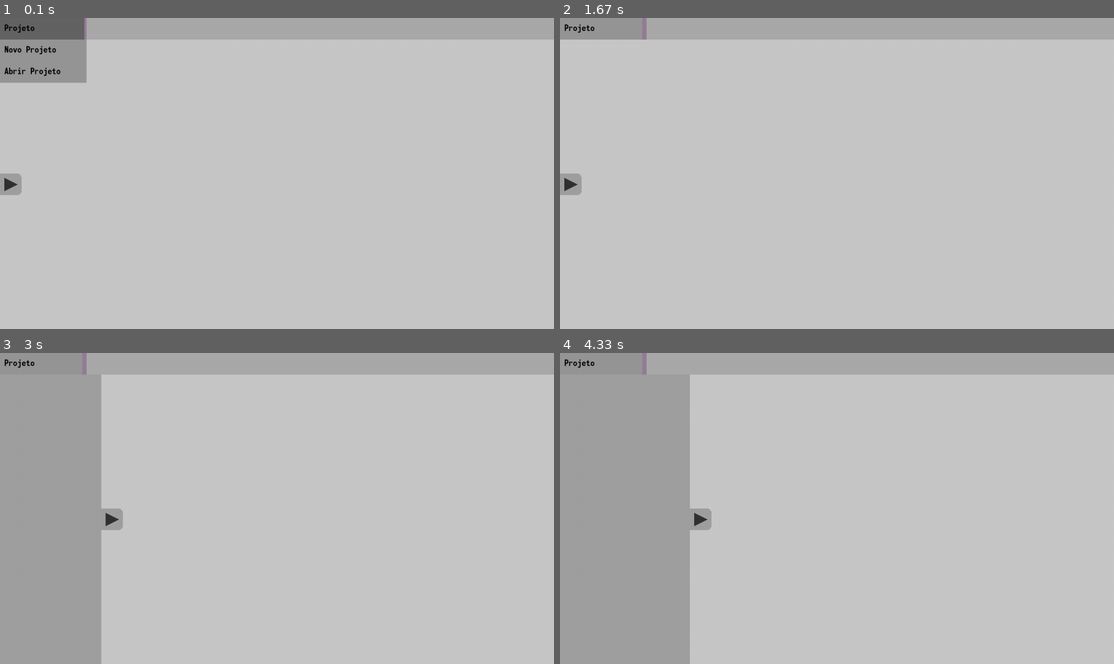
Above: before the commit, frames 1-4 (two rows, left to right).
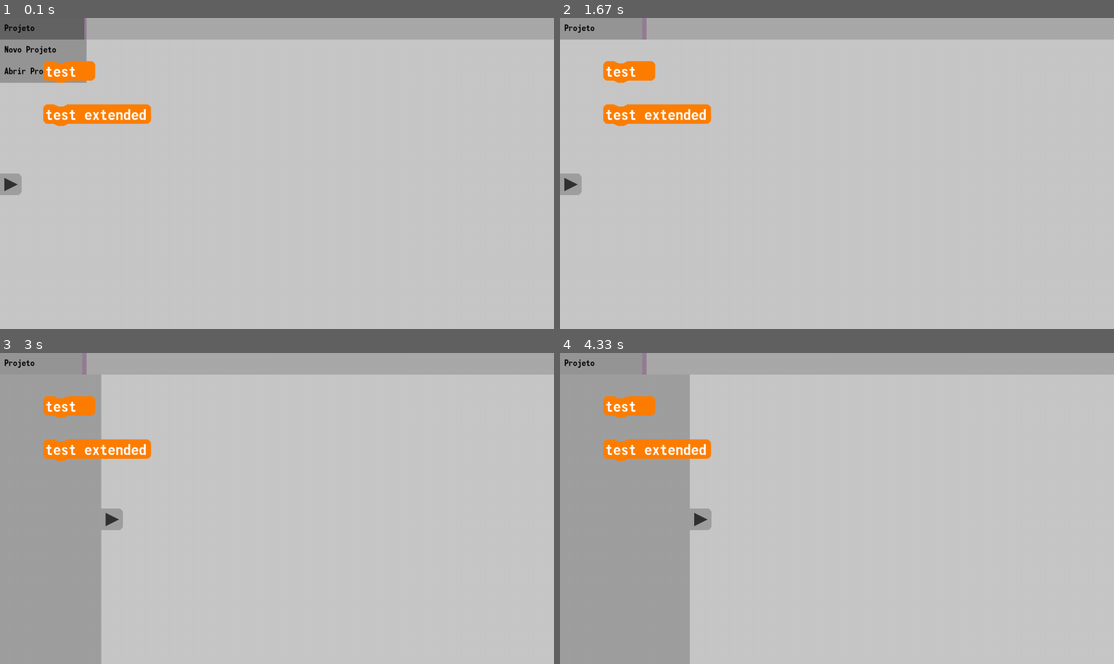
Above: after the commit, the same moments.

Repository: ExtraMobs/PyScratch
Game: pygame game, started from main.py
Two runs of this game, one before a commit and one after it. Both use one fixed random seed, a clock stepped at 60 frames per second and the inputs below.
Inputs (mouse positions are in pixels of both pictures, inside the frame that each line leads up to):
- Up to frame 1 (0.1 s): no input
- Up to frame 2 (1.67 s): press the mouse at (571, 182) at 0.37 s; move the mouse to (709, 223) at 0.47 s; release the mouse at (853, 263) at 0.6 s; click (698, 182) at 0.72 s; press the mouse at (571, 182) at 1.03 s; move the mouse to (654, 207) at 1.13 s; release the mouse at (731, 235) at 1.27 s; press the mouse at (698, 182) at 1.37 s; move the mouse to (742, 201) at 1.47 s; release the mouse at (781, 223) at 1.6 s
- Up to frame 3 (3 s): press the mouse at (11, 517) at 2.2 s; move the mouse to (216, 530) at 2.3 s; release the mouse at (426, 542) at 2.43 s; press the mouse at (138, 517) at 2.53 s; move the mouse to (227, 483) at 2.63 s; release the mouse at (310, 446) at 2.77 s; press the mouse at (11, 517) at 2.87 s; move the mouse to (77, 567) at 2.97 s
- Up to frame 4 (4.33 s): release the mouse at (709, 614) at 3.1 s; click (698, 517) at 3.22 s; press the mouse at (571, 517) at 3.53 s; move the mouse to (659, 561) at 3.63 s; release the mouse at (742, 608) at 3.77 s; press the mouse at (604, 362) at 3.87 s; move the mouse to (620, 377) at 3.97 s; release the mouse at (643, 393) at 4.1 s; press the mouse at (604, 405) at 4.2 s; move the mouse to (626, 508) at 4.3 s

The runs differ from the first frame. In frame 1, 1.9% of the frame differs, in the area x 7-28%, y 13-35%; in frame 2, 1.9%; in frame 3, 1.9%; in frame 4, 1.9%.

Commit message:
Blocos part 2
O modelo padrão de um bloco está se tornando algo padronizado.

Diff:
--- /dev/null
+++ b/assets.py
@@ -0,0 +1,67 @@
+import pygame
+
+from gameengine import resources
+
+
+def build_start_block(width, height, color, border_radius):
+    surface = resources.surface.new((width, height))
+    quarter_width = width / 4
+    pygame.draw.rect(
+        surface,
+        color,
+        pygame.Rect((0, 0), (quarter_width, height - height / 10)),
+        border_top_left_radius=border_radius,
+        border_bottom_left_radius=border_radius,
+    )
+    right_x = quarter_width + 30
+    pygame.draw.polygon(
+        surface,
+        color,
+        [
+            (quarter_width, 0),
+            (quarter_width + 10, height / 10),
+            (quarter_width + 20, height / 10),
+            (right_x, 0),
+            (right_x, height - height / 10),
+            (quarter_width + 20, height),
+            (quarter_width + 10, height),
+            (quarter_width, height - height / 10),
+        ],
+    )
+
+    pygame.draw.rect(
+        surface,
+        color,
+        pygame.Rect((right_x, 0), (width - right_x, height - height / 10)),
+    )
+
+    return surface
+
+
+def build_end_block(height, color, border_radius):
+    surface = resources.surface.new((20, height))
+    pygame.draw.rect(
+        surface,
+        color,
+        pygame.Rect((0, 0), (surface.get_width(), height - height / 10)),
+        border_top_right_radius=border_radius,
+        border_bottom_right_radius=border_radius,
+    )
+
+    return surface
+
+
+def load_assets():
+    resources.files.add_from_path("MonoFonto", "assets/monofonto rg.otf")
+
+    width, height = 100, 50
+    block_default_color = (255, 255, 255)
+    radius = 10
+
+    resources.surface.set(
+        "block_start", build_start_block(width, height, block_default_color, radius)
+    )
+
+    resources.surface.set(
+        "block_end", build_end_block(height, block_default_color, radius)
+    )
--- a/blocks.py
+++ /dev/null
@@ -1,34 +0,0 @@
-from gameengine.misc.shader import FakeShader
-from gameengine.nodes.graphicnode import GraphicNode
-
-
-class Block(GraphicNode):
-    type_ = None
-
-    def __init__(self, image):
-        super().__init__(image)
-
-    def update(self):
-        if self.priority != 0:
-            block_above_ref = self.parent.children[self.priority - 1]
-            self.rect.x = block_above_ref.rect.x
-            self.rect.y = block_above_ref.rect.bottom
-
-        super().update()
-
-
-class ColorMAShader(FakeShader):
-    def __init__(self, color_m) -> None:
-        super().__init__()
-        self.color_m = color_m
-
-    def draw(self, target_surf):
-        pass
-
-
-class SimpleBlock(Block):
-    def __init__(self, color):
-        super().__init__()
-
-    def __mount_block_surface(self, color):
-        pass
--- /dev/null
+++ b/blocks/callblock.py
@@ -0,0 +1,10 @@
+from blocks.defaultblock import DefaultBlock
+
+
+class CallBlock(DefaultBlock):
+    def __init__(self, func_name):
+        self.func_name = func_name
+
+        super().__init__((255, 127, 0))
+
+        self.update_images(func_name)
--- /dev/null
+++ b/blocks/defaultblock.py
@@ -0,0 +1,101 @@
+import numpy
+import pygame
+
+from gameengine import resources
+from gameengine.misc.shader import FakeShader
+from gameengine.nodes.graphicnode import GraphicNode
+from gameengine.nodes.node import Node
+
+
+class DefaultBlock(Node):
+    def __init__(self, color):
+        self.rect = pygame.FRect(0, 0, 0, 0)
+        self.color_shader = ColorMShader(color)
+
+        self.start_image = GraphicNode(resources.surface.get("block_start"))
+        self.start_image.add_shader(self.color_shader)
+
+        self.mid_image = GraphicNode(resources.surface.new((1, 1)))
+        self.mid_image.add_shader(self.color_shader)
+
+        self.end_image = GraphicNode(resources.surface.get("block_end"))
+        self.end_image.add_shader(self.color_shader)
+
+        self.text_image = GraphicNode(resources.surface.new((1, 1)))
+
+        super().__init__(
+            self.start_image, self.mid_image, self.end_image, self.text_image
+        )
+
+    def update_images(self, text):
+        font = resources.fonts.get_from_file_buffer(35, "MonoFonto")
+
+        self.text_image.surface = text_surf = font.render(text, True, (255, 255, 255))
+
+        width_sum = self.start_image.rect.width + self.end_image.rect.width
+
+        if (text_w := text_surf.get_width()) > width_sum - 10:
+            self.mid_image.visible = True
+            self.mid_image.active = True
+            self.mid_image.surface = mid_surf = resources.surface.new(
+                mid_surf_size := (
+                    text_w - (width_sum - 10) + 5,
+                    self.start_image.surface.get_height(),
+                )
+            )
+            mid_surf.fill(
+                (255, 255, 255),
+                pygame.Rect(
+                    (0, 0), (mid_surf_size[0], mid_surf_size[1] - mid_surf_size[1] / 10)
+                ),
+            )
+        else:
+            self.mid_image.visible = False
+            self.mid_image.active = False
+
+    def set_position(self, new_pos):
+        self.start_image.rect.topleft = new_pos
+
+    def update(self):
+        if self.priority - 4 > 0:
+            block_above_ref = self.parent.children[self.priority - 1]
+            self.set_position(block_above_ref.rect.bottomleft)
+
+        self.start_image.rect.topleft = self.rect.topleft
+
+        if self.mid_image.visible:
+            self.mid_image.rect.topleft = self.start_image.rect.topright
+            self.end_image.rect.topleft = self.mid_image.rect.topright
+        else:
+            self.end_image.rect.topleft = self.start_image.rect.topright
+
+        self.rect.width = self.end_image.rect.right - self.rect.x
+        self.rect.height = self.end_image.rect.bottom - self.rect.y
+
+        self.text_image.rect.x = 5 + self.start_image.rect.x
+        self.text_image.rect.y = 2.5 + self.start_image.rect.y
+
+        super().update()
+
+
+class ColorMShader(FakeShader):
+    def __init__(self, color_m, cache_size=3) -> None:
+        super().__init__()
+        self.color_m = [color / 255 for color in color_m]
+        self.cache_size = cache_size
+        self.current_surf_ids = []
+
+    def draw(self, target_surf):
+        if not (surf_id := id(target_surf)) in self.current_surf_ids:
+            self.current_surf_ids.append(surf_id)
+            if len(self.current_surf_ids) > self.cache_size:
+                del self.current_surf_ids[0]
+
+            surf_array = pygame.surfarray.pixels3d(target_surf)
+            numpy.multiply(
+                surf_array,
+                self.color_m,
+                surf_array,
+                casting="unsafe",
+            )
+            print(self.color_m)
--- a/gameengine/nodes/shadingnode.py
+++ b/gameengine/nodes/shadingnode.py
@@ -20,8 +20,8 @@
         self.shader_manager.add_children(*new_shaders)
 
     def update(self) -> None:
+        self.shader_manager.update()
         super().update()
-        self.shader_manager.update()
 
     def draw(self) -> None:
         self.shader_manager.draw(self.surface)
--- a/main.py
+++ b/main.py
@@ -1,6 +1,4 @@
-import pygame
-
-from gameengine import resources
+from assets import load_assets
 from gameengine.core.program import Program
 from gameengine.core.window import Window
 from scenes.main import MainScene
@@ -10,60 +8,11 @@
     def __init__(self):
         super().__init__(Window("PyScratch", (1280, 720)))
 
-        self.load_assets()
+        load_assets()
 
         self.set_scene(MainScene())
         print(self.scene.get_children_tree())
 
-    def load_assets(self):
-        resources.files.add_from_path("MonoFonto", "assets/monofonto rg.otf")
-
-        block_default_color = (255, 255, 255)
-
-        width, height = 100, 50
-        surface = resources.surface.new((width, height))
-        radius = 10
-        quarter_width = width / 4
-        pygame.draw.rect(
-            surface,
-            block_default_color,
-            pygame.Rect((0, 0), (quarter_width, height - height / 10)),
-            border_top_left_radius=radius,
-            border_bottom_left_radius=radius,
-        )
-        right_x = quarter_width + 30
-        pygame.draw.polygon(
-            surface,
-            block_default_color,
-            [
-                (quarter_width, 0),
-                (quarter_width + 10, height / 10),
-                (quarter_width + 20, height / 10),
-                (right_x, 0),
-                (right_x, height - height / 10),
-                (quarter_width + 20, height),
-                (quarter_width + 10, height),
-                (quarter_width, height - height / 10),
-            ],
-        )
-
-        pygame.draw.rect(
-            surface,
-            block_default_color,
-            pygame.Rect((right_x, 0), (width - right_x, height - height / 10)),
-        )
-        resources.surface.set("block_start", surface)
-
-        surface = resources.surface.new((20, height))
-        pygame.draw.rect(
-            surface,
-            block_default_color,
-            pygame.Rect((0, 0), (surface.get_width(), height - height / 10)),
-            border_top_right_radius=radius,
-            border_bottom_right_radius=radius,
-        )
-        resources.surface.set("block_end", surface)
-
 
 if __name__ == "__main__":
     PyScratch().start_loop()
--- a/project.py
+++ b/project.py
@@ -1,4 +1,4 @@
-from blocks import Block
+from blocks.defaultblock import DefaultBlock
 from gameengine import resources
 from gameengine.nodes.node import Node
 
@@ -7,7 +7,7 @@
     def __init__(self, name):
         self.name = name
 
-        self.starter_block = Block(resources)
+        self.starter_block = DefaultBlock(resources)
 
         super().__init__(self.starter_block)
 
--- a/scenes/main/__init__.py
+++ b/scenes/main/__init__.py
@@ -1,7 +1,7 @@
+from blocks.callblock import CallBlock
 from gameengine.nodes.scene import Scene
 from project import Project
-
-from .ui import UI
+from scenes.main.ui import UI
 
 
 class MainScene(Scene):
@@ -11,6 +11,12 @@
     def __init__(self) -> None:
         self.project = Project()
         self.ui = UI()
-        super().__init__(self.ui, self.project)
-
+        super().__init__(
+            self.ui,
+            self.project,
+            c1 := CallBlock("test"),
+            c2 := CallBlock("test extended"),
+        )
+        c1.rect.topleft = 100, 100
+        c2.rect.topleft = 100, 200
         self.set_background_color((200, 200, 200))
